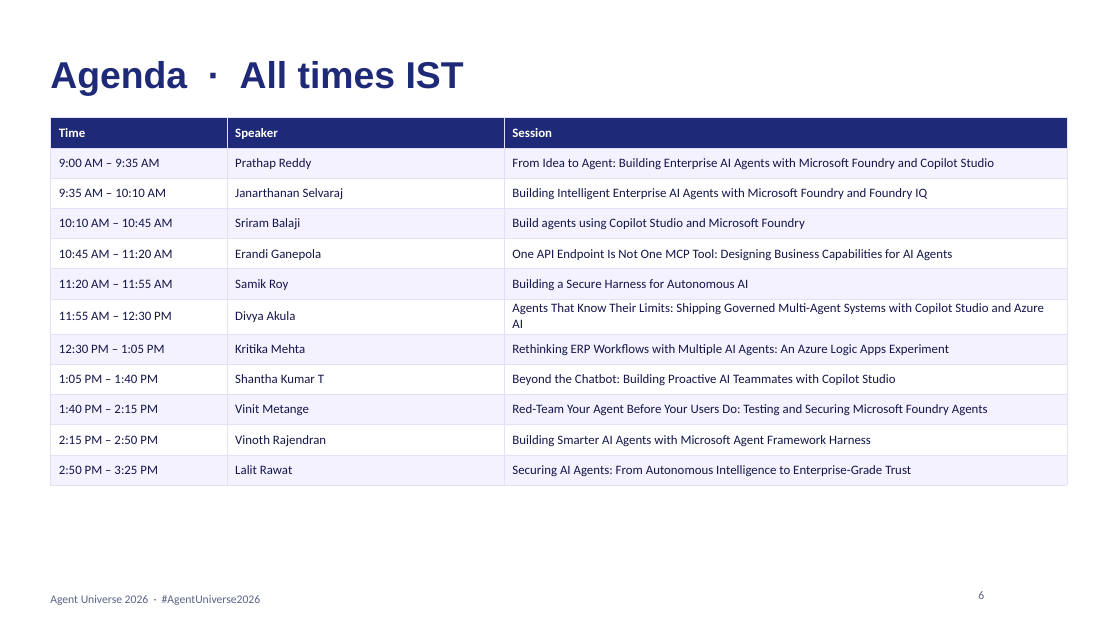
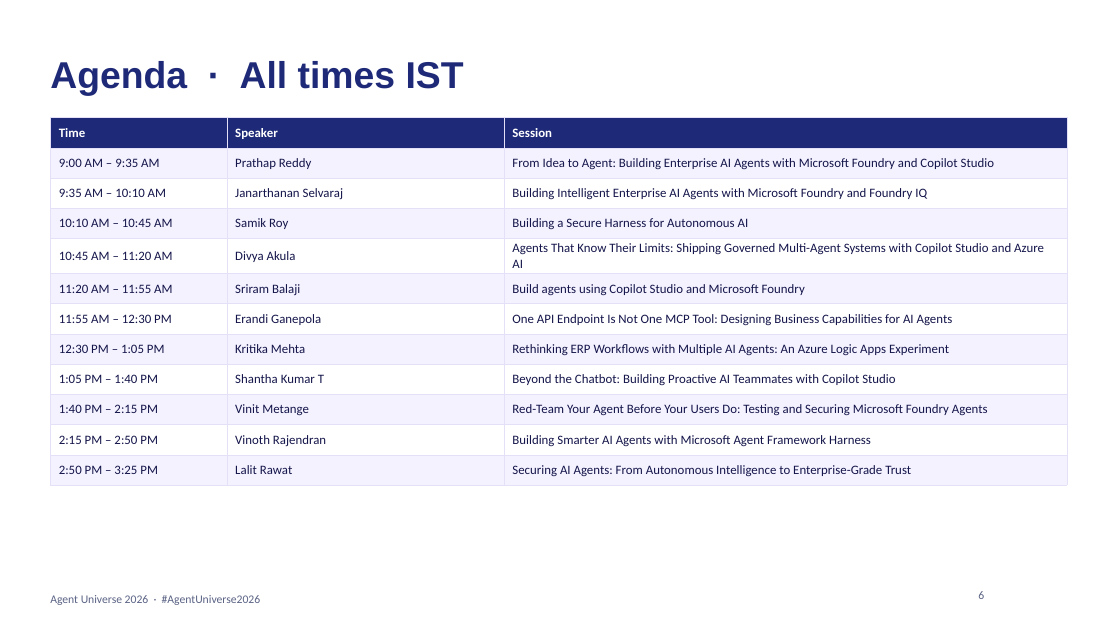
Before and after one commit to prathapm14/agent-universe-2026, a slide deck: slide 6 of slides/agent-universe-2026-host-deck.pptx. Drawn at 1120x630 pixels with LibreOffice and Linux fonts; fonts in the diff are those of the drawing; background and template pictures are left out. Boxes give left, top, right and bottom in pixels: in the first picture for what was removed or moved away, otherwise in the second. Text is boxed around its words. In the diff, an @@ line names an element or a change of style, - is before the commit and + after.

```diff
--- a/slides/agent-universe-2026-host-deck.pptx
+++ b/slides/agent-universe-2026-host-deck.pptx
@@ table at [50,118,1067,480] @@
-row 4, column 2: Sriram Balaji
+row 4, column 2: Samik Roy
-row 4, column 3: Build agents using Copilot Studio and Microsoft Foundry
+row 4, column 3: Building a Secure Harness for Autonomous AI
-row 5, column 2: Erandi Ganepola
+row 5, column 2: Divya Akula
-row 5, column 3: One API Endpoint Is Not One MCP Tool: Designing Business Capabilities for AI Agents
+row 5, column 3: Agents That Know Their Limits: Shipping Governed Multi-Agent Systems with Copilot Studio and Azure AI
-row 6, column 2: Samik Roy
+row 6, column 2: Sriram Balaji
-row 6, column 3: Building a Secure Harness for Autonomous AI
+row 6, column 3: Build agents using Copilot Studio and Microsoft Foundry
-row 7, column 2: Divya Akula
+row 7, column 2: Erandi Ganepola
-row 7, column 3: Agents That Know Their Limits: Shipping Governed Multi-Agent Systems with Copilot Studio and Azure AI
+row 7, column 3: One API Endpoint Is Not One MCP Tool: Designing Business Capabilities for AI Agents
```
Also in this commit, not shown: 4 other slides changed, 35 other files.
